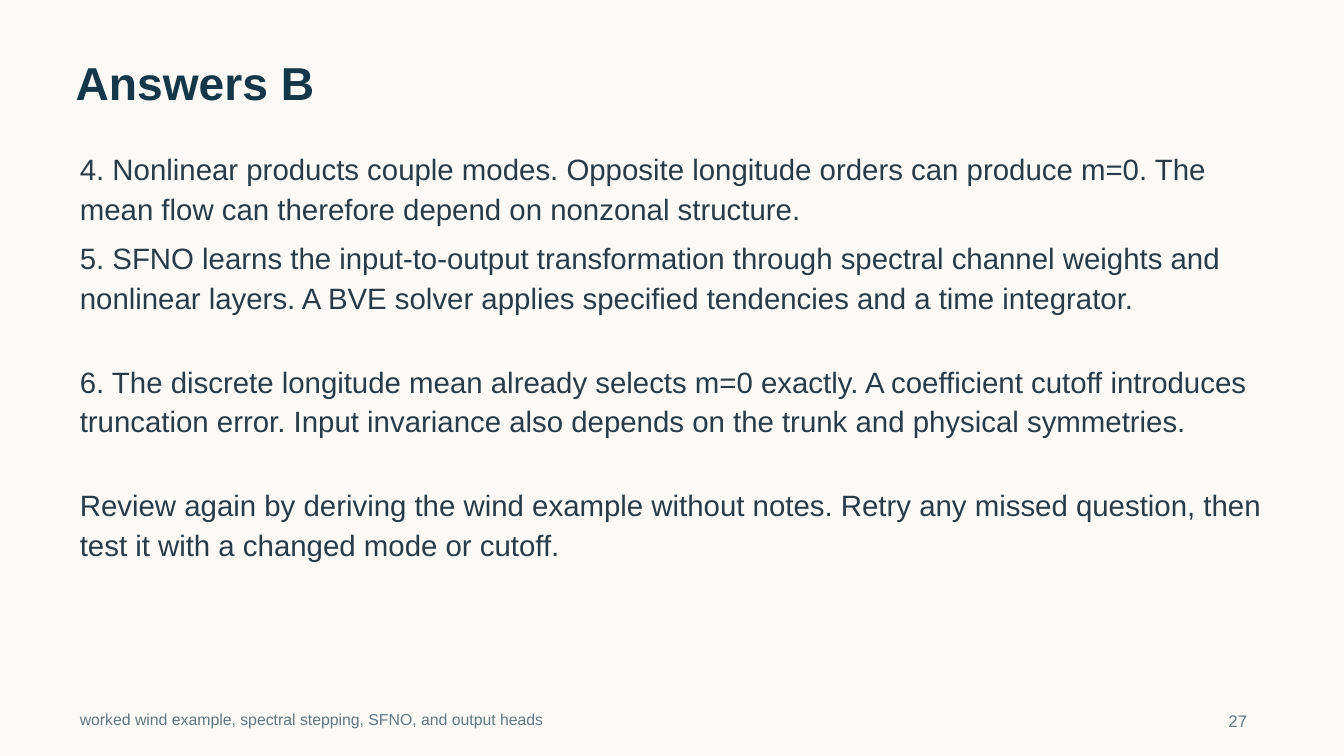
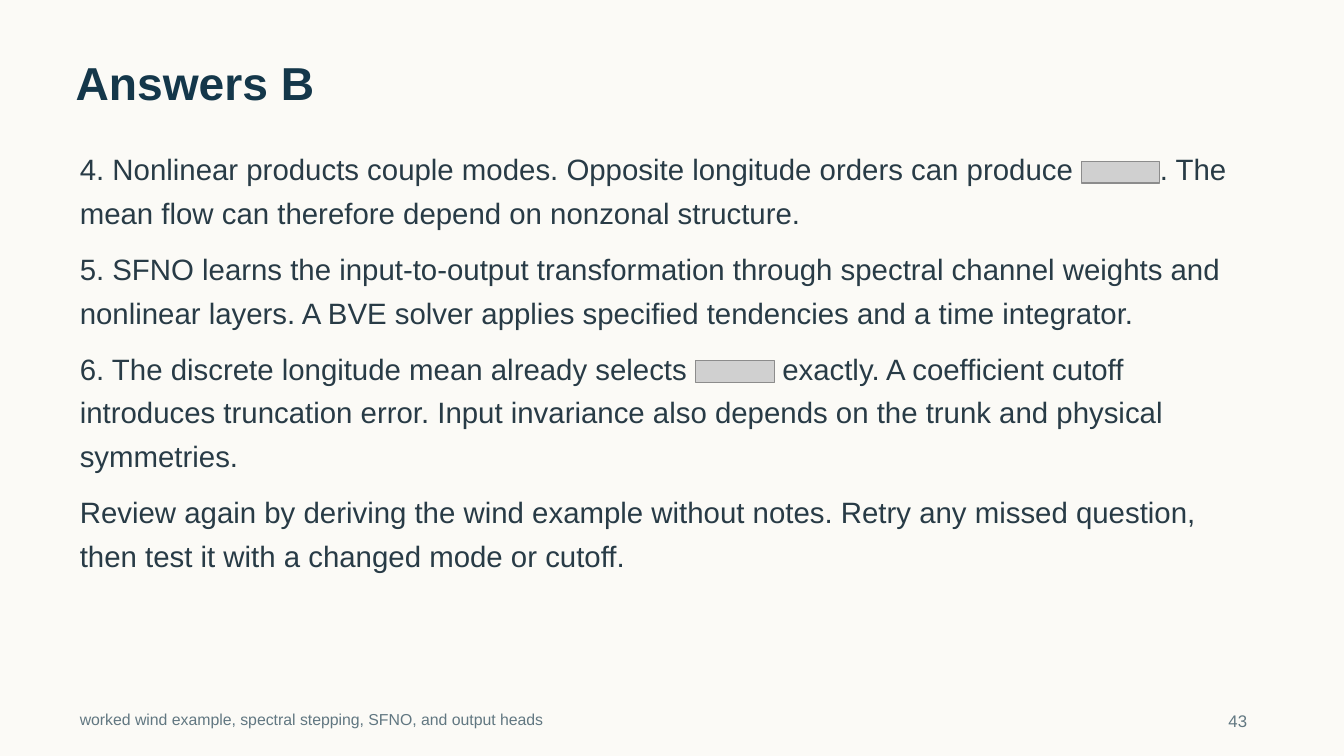
Before and after one commit to tglanz/climatology, a slide deck: slide 43 of presentations/bve-harmonics-sfno/bve-harmonics-sfno.pptx (slide 27 before the commit). Drawn at 1344x756 pixels with LibreOffice and Linux fonts; fonts in the diff are those of the drawing; grey boxes stand for pictures. Boxes give left, top, right and bottom in pixels: in the first picture for what was removed or moved away, otherwise in the second. Text is boxed around its words. In the diff, an @@ line names an element or a change of style, - is before the commit and + after.

```diff
--- a/presentations/bve-harmonics-sfno/bve-harmonics-sfno.pptx
+++ b/presentations/bve-harmonics-sfno/bve-harmonics-sfno.pptx
@@ text at (80, 158, 1073, 186): text changed @@
-4. Nonlinear products couple modes. Opposite longitude orders can produce m=0. The mean flow can therefore depend on nonzonal structure.
+4. Nonlinear products couple modes. Opposite longitude orders can produce
@@ picture added at (1082, 161, 1160, 182) @@
@@ text added at (1176, 158, 1227, 181), 21 pt, text #283B46 @@
+. The
@@ text added at (80, 202, 800, 230), 21 pt, text #283B46 @@
+mean flow can therefore depend on nonzonal structure.
@@ text at (80, 258, 1220, 286): text changed @@
-5. SFNO learns the input-to-output transformation through spectral channel weights and nonlinear layers. A BVE solver applies specified tendencies and a time integrator.
+5. SFNO learns the input-to-output transformation through spectral channel weights and
@@ text added at (80, 302, 1133, 330), 21 pt, text #283B46 @@
+nonlinear layers. A BVE solver applies specified tendencies and a time integrator.
@@ text added at (80, 358, 686, 386), 21 pt, text #283B46 @@
+6. The discrete longitude mean already selects
@@ text added at (782, 358, 1123, 386), 21 pt, text #283B46 @@
+exactly. A coefficient cutoff
@@ picture added at (696, 361, 774, 382) @@
@@ text at (80, 401, 1162, 429): text changed @@
-6. The discrete longitude mean already selects m=0 exactly. A coefficient cutoff introduces truncation error. Input invariance also depends on the trunk and physical symmetries.
+introduces truncation error. Input invariance also depends on the trunk and physical
@@ text added at (80, 445, 238, 473), 21 pt, text #283B46 @@
+symmetries.
@@ text at (80, 501, 1195, 529): text changed @@
-Review again by deriving the wind example without notes. Retry any missed question, then test it with a changed mode or cutoff.
+Review again by deriving the wind example without notes. Retry any missed question,
@@ text added at (80, 545, 624, 573), 21 pt, text #283B46 @@
+then test it with a changed mode or cutoff.
@@ text at (1228, 715, 1247, 727): text changed @@
-27
+43
```
Also in this commit, not shown: 28 other slides changed, 19 slides added, 1 slide removed, 4 other files.
